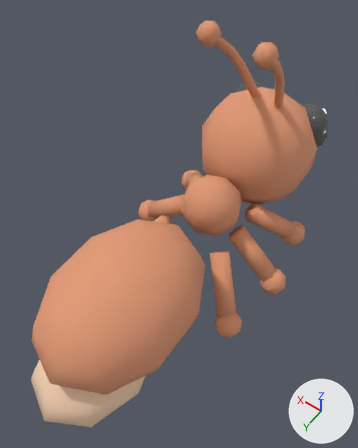
A saved change to the glTF model public/models/ant.glb.
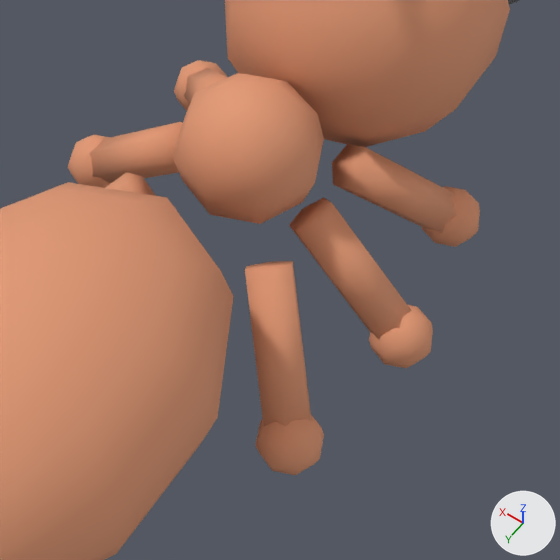
Old and new are each drawn whole from a 50 mm lens placed at (-0.0161, 0.0206, 0.0465), pointed at (-0.0004, -0.0013, 0.0119) and again close up on the part from 31% to 94% of the width and 32% to 83% of the height. Arrows for +X, +Y and +Z are at lower right; the lights stay in place. The first two pictures are the older version. Vertices at exactly the same position are counted once.

The first close-up shows 'Ant'.
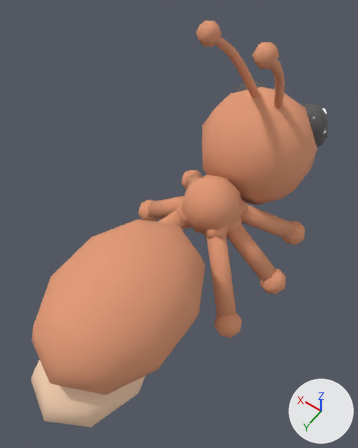
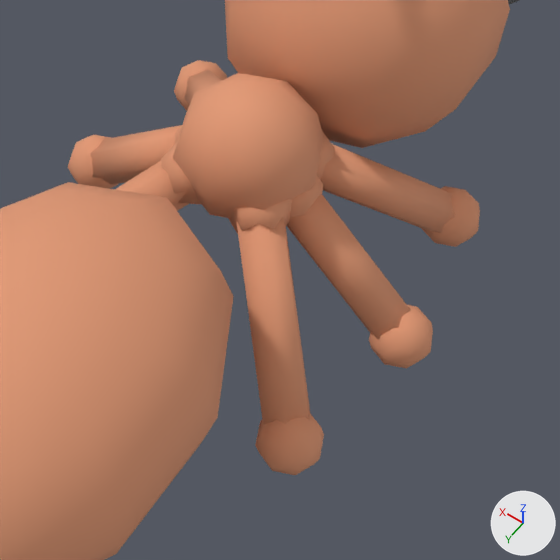
Commit message: Seat the ant's legs on the thorax with coxa joints

Boxes [x1, y1, x2, y2] around the edits, measured in the close-ups (560 x 560 px; the box of a moved part takes in the faces that stretch with it):
part 1 of me_sphere, added
    after: [161, 142, 201, 204]
part 2 of me_sphere, added
    after: [317, 131, 335, 180]
part 3 of me_sphere, added (beige)
    after: [287, 175, 323, 225]
part 4 of me_sphere, added
    after: [228, 199, 292, 234]
part 5 of me_sphere, moved or reshaped
    before: [89, 68, 457, 426]
    after: [90, 69, 456, 425]

What changed in the scene script:
```text
Change me_sphere:
    used by ob_ant; location = (0.0, 0.0, 0.0)
    remove me_sphere.from_pydata(...)  # 814 vertices, 1516 faces; spans x -0.0096..0.0096, y -0.0228..0.017, z 0.0..0.0262
    add me_sphere.from_pydata(...)  # 898 vertices, 1660 faces; spans x -0.0096..0.0096, y -0.0228..0.017, z 0.0..0.0262
    me_sphere part 1: a new loose piece, a UV sphere (6 segments, 3 rings, poles along z) spanning x 0.0006..0.0027, y -0.0072..-0.0046, z 0.0057..0.0086, in mat_antbody (beige #e29a74)
    me_sphere part 2: a new loose piece, a UV sphere (6 segments, 3 rings, poles along z) spanning x -0.0027..-0.0006, y -0.0105..-0.008, z 0.0057..0.0086, in mat_antbody (beige #e29a74)
    me_sphere part 3: a new loose piece, a UV sphere (6 segments, 3 rings, poles along z) spanning x -0.0033..-0.0011, y -0.0088..-0.0063, z 0.0053..0.0082, in mat_antbody (beige #e29a74)
    me_sphere part 4: a new loose piece, a UV sphere (6 segments, 3 rings, poles along z) spanning x -0.0027..-0.0006, y -0.0072..-0.0046, z 0.0057..0.0086, in mat_antbody (beige #e29a74)
    me_sphere part 5
    8 vertices in x -0.0062..0.0062, y -0.0143..-0.0009, z 0.0012..0.0014 move by (0.0, 0.0, -0.0001)
    4 vertices in x 0.0032..0.0038, y -0.0086..-0.0065, z 0.0061..0.0068 move by (-0.001, 0.0, 0.0007)
    4 vertices in x -0.0038..-0.0032, y -0.0086..-0.0065, z 0.0061..0.0068 move by (0.001, 0.0, 0.0007)
    32 vertices move from x -0.0068..0.0068, y -0.0148..-0.0004, z 0.0027..0.0069 to x -0.0067..0.0067, y -0.0147..-0.0004, z 0.0027..0.0079
    other edits to the shape of me_sphere do not show in these pictures
```
